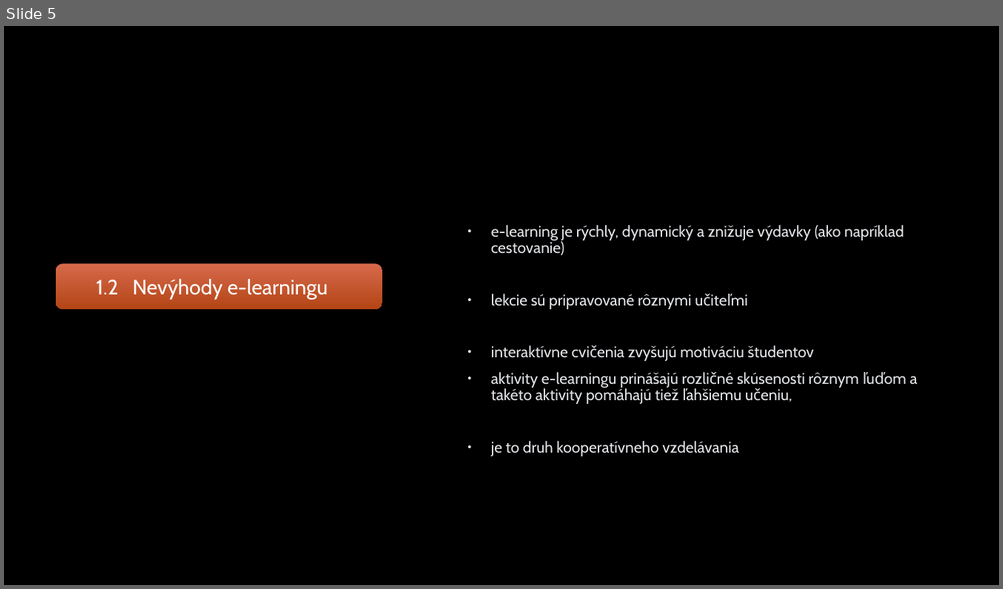
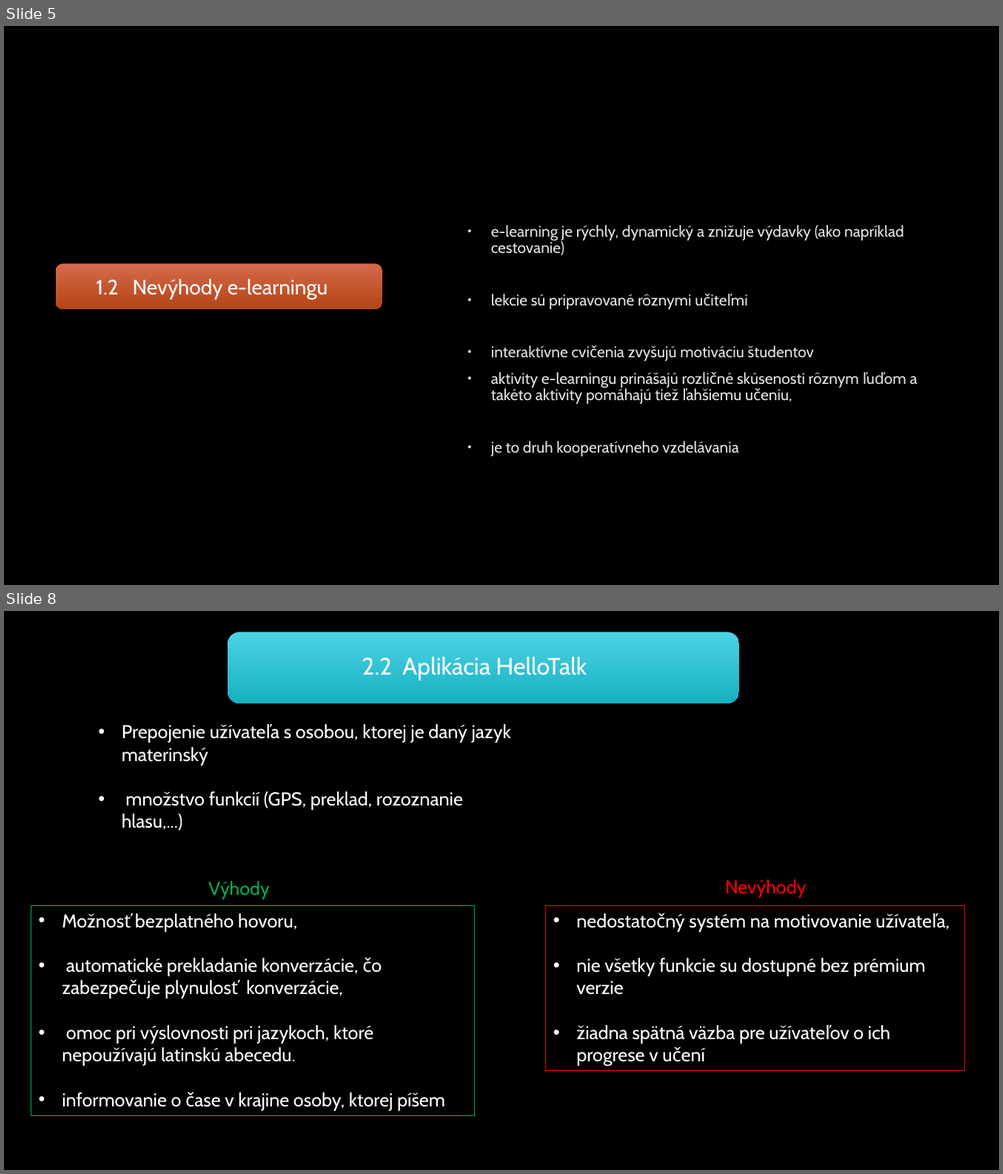
Before and after one commit to RichardSzarka/Semestralna_praca_MIP, a slide deck: Prezentacia_clanok.pptx. Shown one above the other, each under a label of ours: slide 5 before the commit, slides 5 and 8 after it; the slides between them are not shown. The pictures are 1003x589 and 1003x1174 pixels, drawn with LibreOffice and Linux fonts; fonts in the diff are those of the drawing; background and template pictures are left out. Boxes give left, top, right and bottom in pixels: in the first picture for what was removed or moved away, otherwise in the second. Text is boxed around its words. In the diff, an @@ line names an element or a change of style, - is before the commit and + after.

Commit message:
prezentácia po Hellotalk a oprava vyhod nevyhod

```diff
--- a/Prezentacia_clanok.pptx
+++ b/Prezentacia_clanok.pptx
@@ slide 8 added at bbox=[4, 611, 999, 1170], background picture (left out) @@
@@ rounded rectangle added at bbox=[227, 632, 739, 703], fill gradient #4DD4E5 to #18B2C2 @@
@@ text added at bbox=[362, 657, 586, 681], 23 pt, text #FFFFFF @@
+2.2 Aplikácia HelloTalk
@@ text added at bbox=[122, 724, 511, 831], 18 pt, text #FFFFFF @@
+• Prepojenie užívateľa s osobou, ktorej je daný jazyk materinský
+• množstvo funkcií (GPS, preklad, rozoznanie hlasu,...)
@@ text added at bbox=[208, 881, 270, 900], 18 pt, text #00B050 @@
+Výhody
@@ text added at bbox=[725, 880, 805, 898], 18 pt, text #FF0000 @@
+Nevýhody
@@ rectangle added at bbox=[31, 906, 475, 1117], outline #00B050 0.75 pt, 18 pt, text #FFFFFF @@
+• Možnosť bezplatného hovoru,
+• automatické prekladanie konverzácie, čo zabezpečuje plynulosť konverzácie,
+• omoc pri výslovnosti pri jazykoch, ktoré nepoužívajú latinskú abecedu.
+• informovanie o čase v krajine osoby, ktorej píšem
@@ rectangle added at bbox=[546, 906, 965, 1071], outline #FF0000 0.75 pt, 18 pt, text #FFFFFF @@
+• nedostatočný systém na motivovanie užívateľa,
+• nie všetky funkcie su dostupné bez prémium verzie
+• žiadna spätná väzba pre užívateľov o ich progrese v učení
```
Also in this commit, not shown: 2 slides changed, 3 other slides added, 2 other files.
